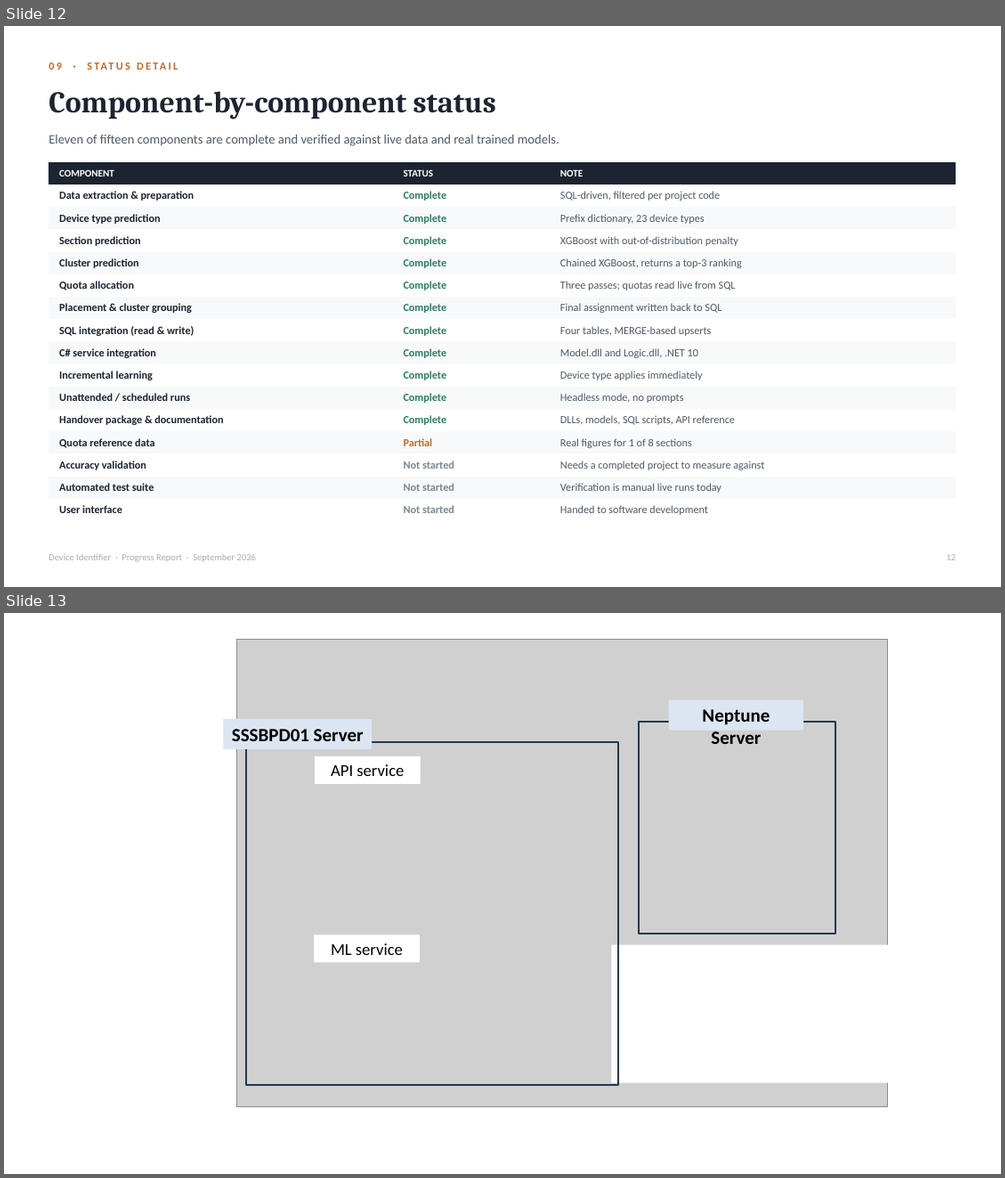
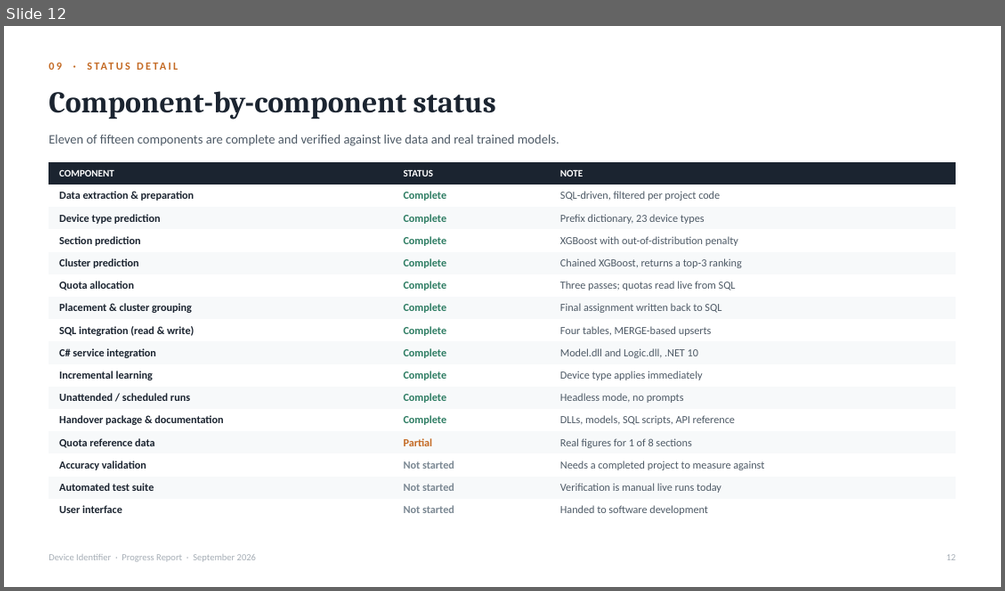
Before and after one commit to Syaziyah30/DeviceCluster, a slide deck: handoff/DeviceIdentifierProgress.pptx. Shown one above the other, each under a label of ours: slides 12 and 13 before the commit, slide 12 after it. The pictures are 1005x1178 and 1005x591 pixels, drawn with LibreOffice and Linux fonts; fonts in the diff are those of the drawing; grey boxes stand for pictures. Boxes give left, top, right and bottom in pixels: in the first picture for what was removed or moved away, otherwise in the second. Text is boxed around its words. In the diff, an @@ line names an element or a change of style, - is before the commit and + after.

Commit message:
Complete registration ML via winodw service  (NSSM)

```diff
--- a/handoff/DeviceIdentifierProgress.pptx
+++ b/handoff/DeviceIdentifierProgress.pptx
@@ slide 13 removed at (4, 613, 1001, 1174), background #FFFFFF @@
@@ picture removed at (236, 639, 888, 1107) @@
@@ rectangle removed at (223, 719, 372, 749) @@
-SSSBPD01 Server
@@ rectangle removed at (669, 699, 804, 730) @@
-Neptune Server
@@ rectangle removed at (246, 742, 619, 1086) @@
@@ rectangle removed at (639, 722, 835, 933) @@
@@ rectangle removed at (315, 755, 421, 784) @@
-API service
@@ rectangle removed at (314, 934, 420, 962) @@
-ML service
@@ rectangle removed at (611, 945, 925, 1083) @@
```
Also in this commit, not shown: 1 slide added, 1 other file.
